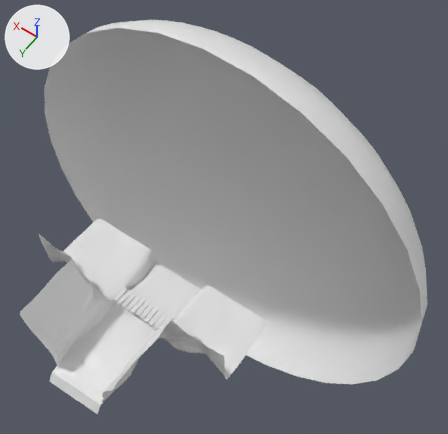
What one commit did to the Blender file gfx/world.blend.
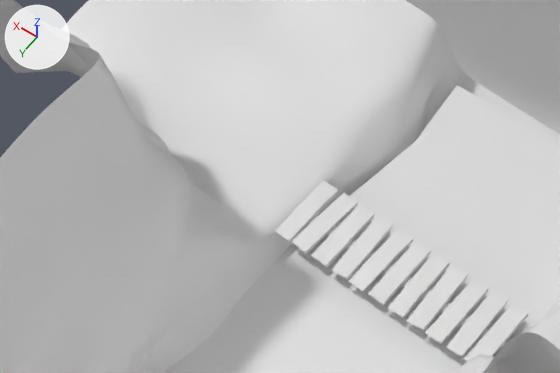
The first picture shows the older version from a 50 mm camera at (-26.4, 20.3, 58.0) aimed at (-1.5, -14.6, 3.1). The close-ups show both versions on the part from 11% to 40% of the width and 56% to 77% of the height of that picture; other places that the commit changed are outside them. The axes (+X, +Y, +Z) are drawn at upper left. The lights are the same throughout. Materials are left out; every surface is plain grey.

Objects in the first close-up: 'Cube', 'River', 'Sphere', 'World'.
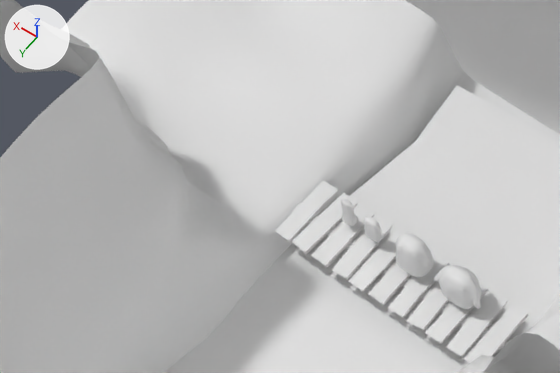
The change, as a diff of the scene's bpy script:
```diff
--- a/gfx/world.blend.py
+++ b/gfx/world.blend.py
@@ me_cube_007 @@
+me_cube_007.from_pydata(...)  # 44 vertices, 36 faces; spans x 0.0..0.245, y -0.17..0.169, z 0.0..0.86
+me_cube_007.polygons.foreach_set('use_smooth', [True] * 36)
@@ me_cube_006 @@
+me_cube_006.from_pydata(...)  # 44 vertices, 36 faces; spans x 0.0..0.291, y -0.154..0.153, z 0.0..0.716
+me_cube_006.polygons.foreach_set('use_smooth', [True] * 36)
@@ me_cube_005 @@
+me_cube_005.from_pydata(...)  # 44 vertices, 36 faces; spans x 0.0..0.754, y -0.515..0.372, z 0.0..0.911
+me_cube_005.polygons.foreach_set('use_smooth', [True] * 36)
@@ me_cube_004 @@
+me_cube_004.from_pydata(...)  # 44 vertices, 36 faces; spans x 0.0..0.575, y -0.372..0.35, z 0.0..1.0
+me_cube_004.polygons.foreach_set('use_smooth', [True] * 36)
@@ ob_body_1 @@
+ob_body_1 = bpy.data.objects.new('Body-1', me_cube_007)
+ob_body_1.location = (1.81, -2.0, 0.0)
+_m = ob_body_1.modifiers.new('Mirror', 'MIRROR')
+_m.use_clip = True
+_m = ob_body_1.modifiers.new('Subdivision', 'SUBSURF')
+_m.render_levels = 1
@@ ob_body_2 @@
+ob_body_2 = bpy.data.objects.new('Body-2', me_cube_006)
+ob_body_2.location = (1.01, -2.0, 0.0)
+_m = ob_body_2.modifiers.new('Mirror', 'MIRROR')
+_m.use_clip = True
+_m = ob_body_2.modifiers.new('Subdivision', 'SUBSURF')
+_m.render_levels = 1
@@ ob_body_10 @@
+ob_body_10 = bpy.data.objects.new('Body-10', me_cube_005)
+ob_body_10.location = (-1.82, -2.0, 0.0)
+_m = ob_body_10.modifiers.new('Mirror', 'MIRROR')
+_m.use_clip = True
+_m = ob_body_10.modifiers.new('Subdivision', 'SUBSURF')
+_m.render_levels = 1
@@ ob_body_5 @@
+ob_body_5 = bpy.data.objects.new('Body-5', me_cube_004)
+ob_body_5.location = (-0.32, -2.0, 0.0)
+_m = ob_body_5.modifiers.new('Mirror', 'MIRROR')
+_m.use_clip = True
+_m = ob_body_5.modifiers.new('Subdivision', 'SUBSURF')
+_m.render_levels = 1
```

Pixel boxes (x1, y1, x2, y2) of what changed, in the close-ups (560 x 373 px):
'Body-10', added: after (434, 266, 481, 309)
'Body-5', added: after (396, 233, 434, 277)
'Body-2', added: after (364, 216, 384, 242)
'Body-1', added: after (341, 199, 359, 226)
